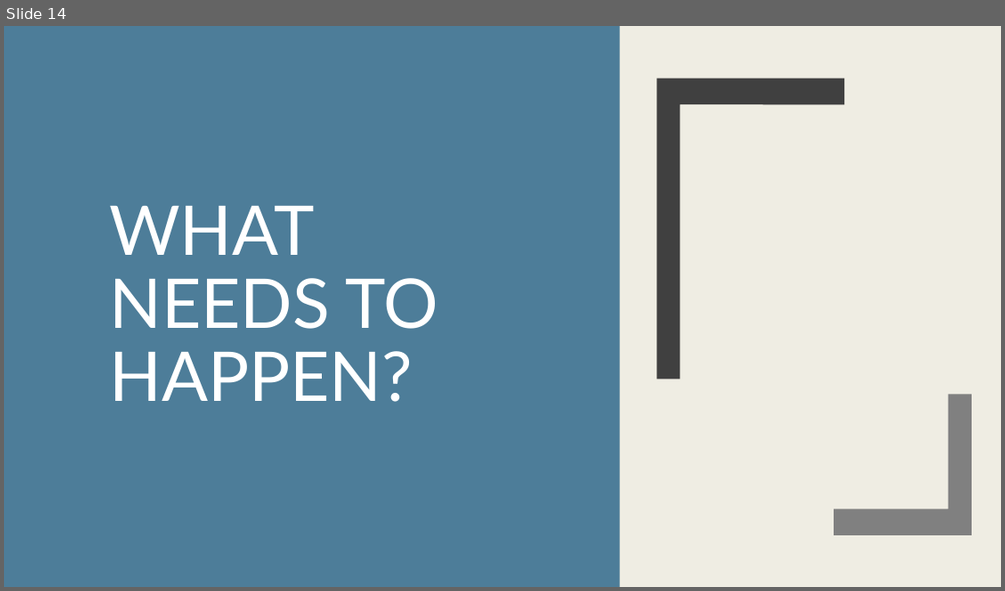
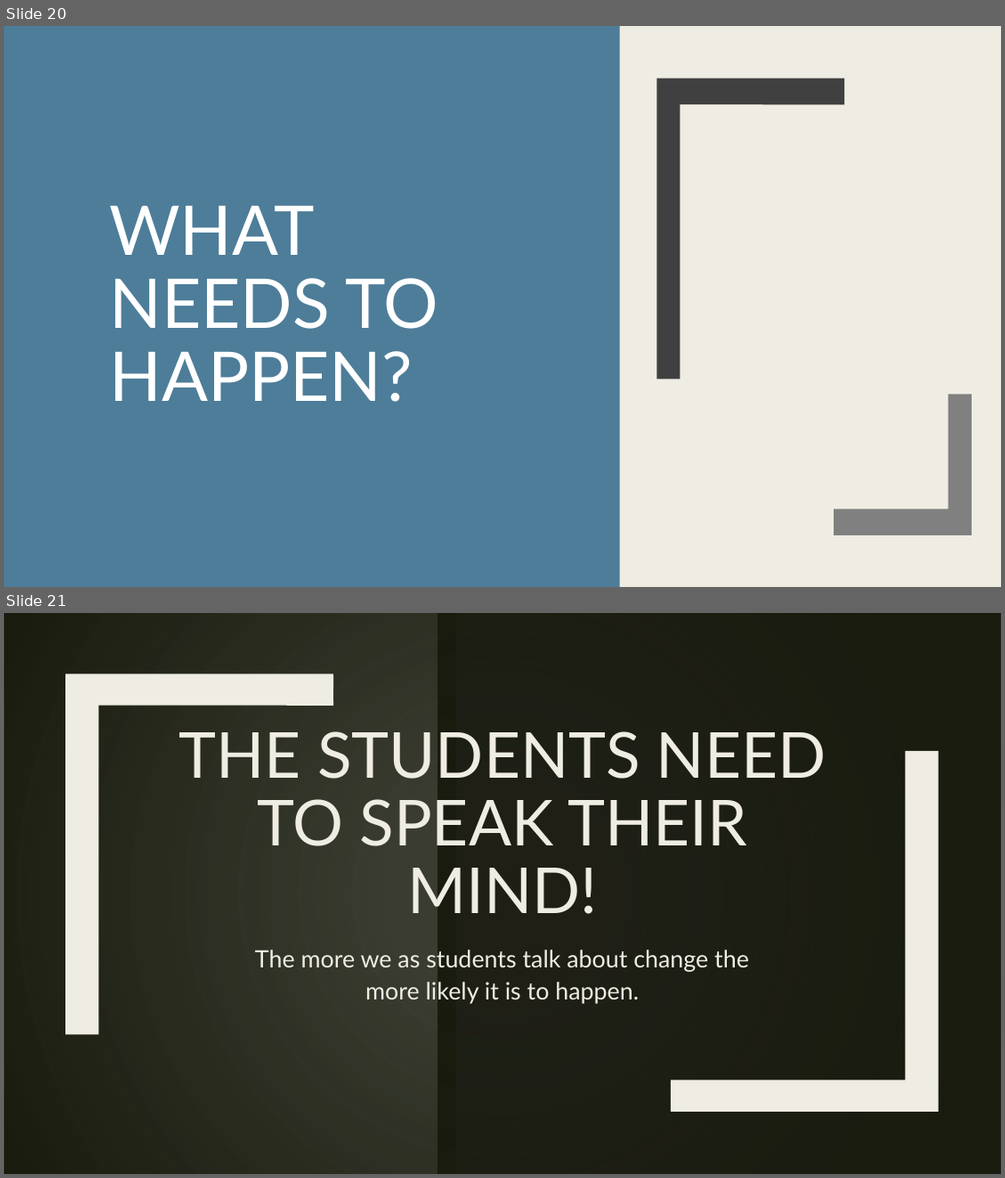
Before and after one commit to edunzer/YR3_TERM-4, a slide deck: PUBLIC SPEAKING/WEEK 6/PERSUASIVE SPEECH/PERSASIVE SPEECH.pptx. Shown one above the other, each under a label of ours: slide 14 before the commit, slides 20 and 21 after it. The pictures are 1005x591 and 1005x1178 pixels, drawn with LibreOffice and Linux fonts; fonts in the diff are those of the drawing; background and template pictures are left out; a plain dark background stands for a picture behind light text. Boxes give left, top, right and bottom in pixels: in the first picture for what was removed or moved away, otherwise in the second. Text is boxed around its words. In the diff, an @@ line names an element or a change of style, - is before the commit and + after.

```diff
--- a/PUBLIC SPEAKING/WEEK 6/PERSUASIVE SPEECH/PERSASIVE SPEECH.pptx
+++ b/PUBLIC SPEAKING/WEEK 6/PERSUASIVE SPEECH/PERSASIVE SPEECH.pptx
@@ slide 21 added at [4,613,1001,1174], background picture (left out) @@
@@ rectangle added at [4,613,437,1174], fill #8C8D86 @@
@@ rectangle added at [4,613,1001,1174], fill gradient #191B0E @@
@@ rectangle added at [437,613,456,1174], fill #191B0E @@
@@ freeform shape added at [65,674,333,1034], fill #191B0E @@
@@ freeform shape added at [65,674,333,1034], fill #EFEDE3 @@
@@ title added at [178,731,826,914], 61 pt, text #EFEDE3 @@
+THE STUDENTS NEED TO SPEAK THEIR MIND!
@@ freeform shape added at [671,751,938,1111], fill #191B0E @@
@@ freeform shape added at [671,751,938,1111], fill #EFEDE3 @@
@@ text added at [255,949,749,1004], 23 pt, text #EFEDE3 @@
+The more we as students talk about change the more likely it is to happen.
@@ what was slide 14 is now slide 20 @@
```
Also in this commit, not shown: 4 slides changed, 11 other slides added, 2 slides removed.
